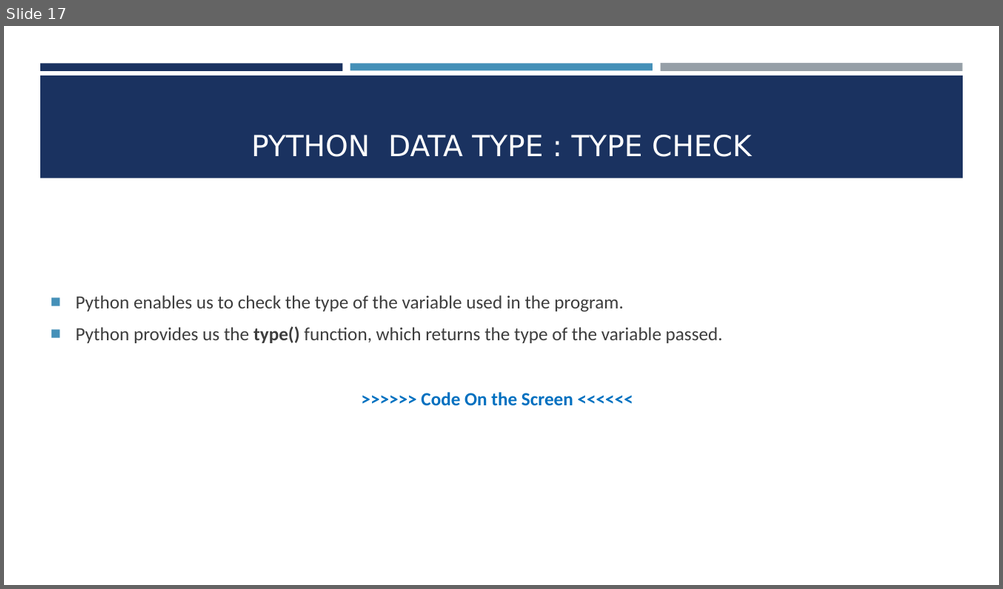
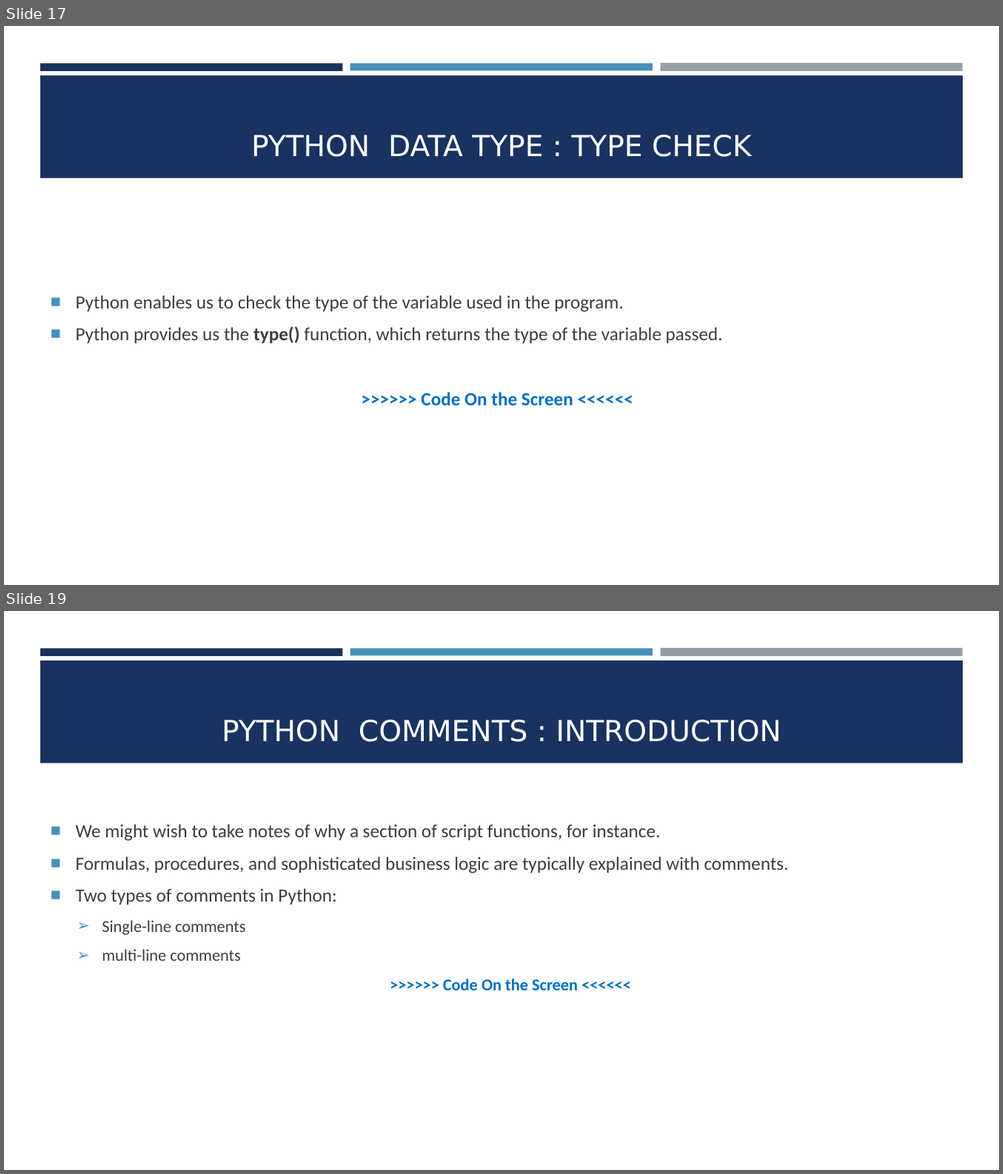
Before and after one commit to rhidoyhasanmahmud/Learn-Python-the-Hard-Way-with-Django, a slide deck: Class-02/Class-02.pptx. Shown one above the other, each under a label of ours: slide 17 before the commit, slides 17 and 19 after it; the slides between them are not shown. The pictures are 1003x589 and 1003x1174 pixels, drawn with LibreOffice and Linux fonts; fonts in the diff are those of the drawing. Boxes give left, top, right and bottom in pixels: in the first picture for what was removed or moved away, otherwise in the second. Text is boxed around its words. In the diff, an @@ line names an element or a change of style, - is before the commit and + after.

```diff
--- a/Class-02/Class-02.pptx
+++ b/Class-02/Class-02.pptx
@@ slide 19 added at (4,611,999,1170), background #FFFFFF; not listed: 4 template elements that a slide beside it also shows @@
@@ title added at (222,720,781,742), 28 pt, text #FFFFFF @@
+PYTHON COMMENTS : INTRODUCTION
@@ text added at (76,824,788,991), 18 pt, text #3D3D3D @@
+■ We might wish to take notes of why a section of script functions, for instance.
+■ Formulas, procedures, and sophisticated business logic are typically explained with comments.
+■ Two types of comments in Python:
+  ➢ Single-line comments
+  ➢ multi-line comments
+  >>>>>> Code On the Screen <<<<<<
```
Also in this commit, not shown: 3 other slides added.
